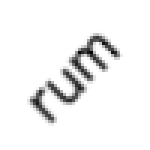
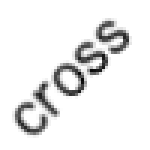
Layers edited between the first and the second w=150, h=150 image:
hid "rum" over (27, 30, 123, 126)
added layer "cross" above "bells" over (12, 18, 132, 138)
